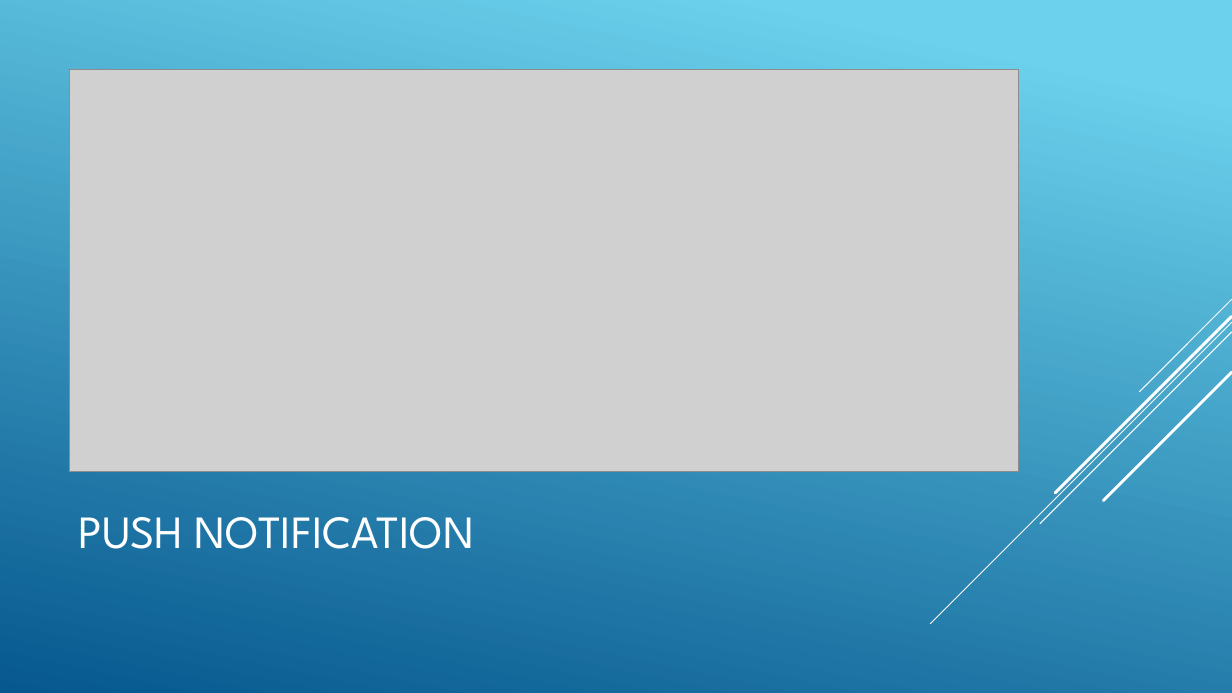
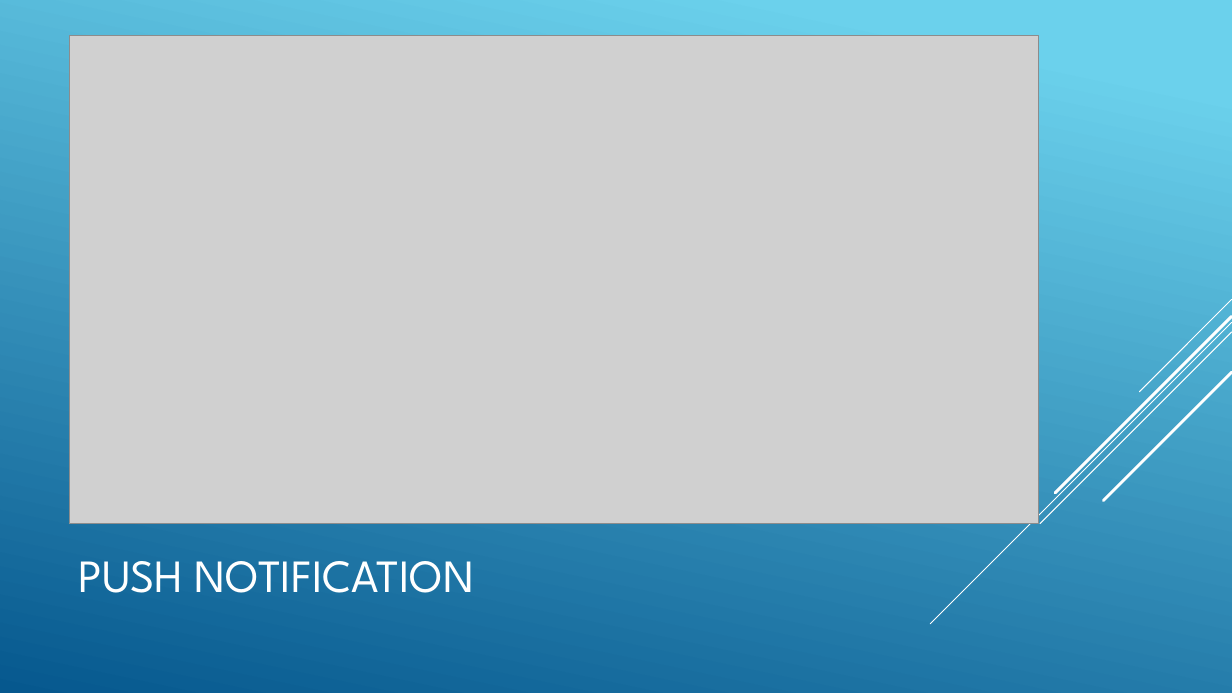
Before and after one commit to ngohungphuc/Presentation, a slide deck: slide 14 of ProgressiveWebApp/PWA.pptx (slide 13 before the commit). Drawn at 1232x693 pixels with LibreOffice and Linux fonts; fonts in the diff are those of the drawing; grey boxes stand for pictures. Boxes give left, top, right and bottom in pixels: in the first picture for what was removed or moved away, otherwise in the second. Text is boxed around its words. In the diff, an @@ line names an element or a change of style, - is before the commit and + after.

```diff
--- a/ProgressiveWebApp/PWA.pptx
+++ b/ProgressiveWebApp/PWA.pptx
@@ picture: place and size @@
-picture at (69, 69, 1019, 472)
+picture at (69, 36, 1039, 524)
@@ title "PUSH NOTIFICATION": place and size @@
-title "PUSH NOTIFICATION" at (78, 517, 474, 549)
+title "PUSH NOTIFICATION" at (78, 561, 474, 593)
```
Also in this commit, not shown: 7 other slides changed, 2 slides added, 1 slide removed, 1 other file.
